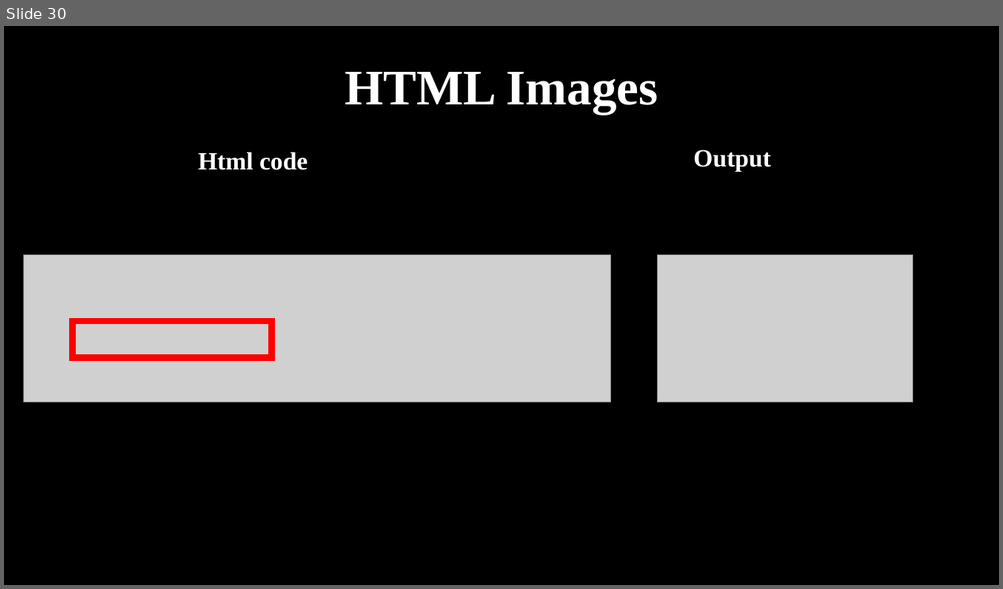
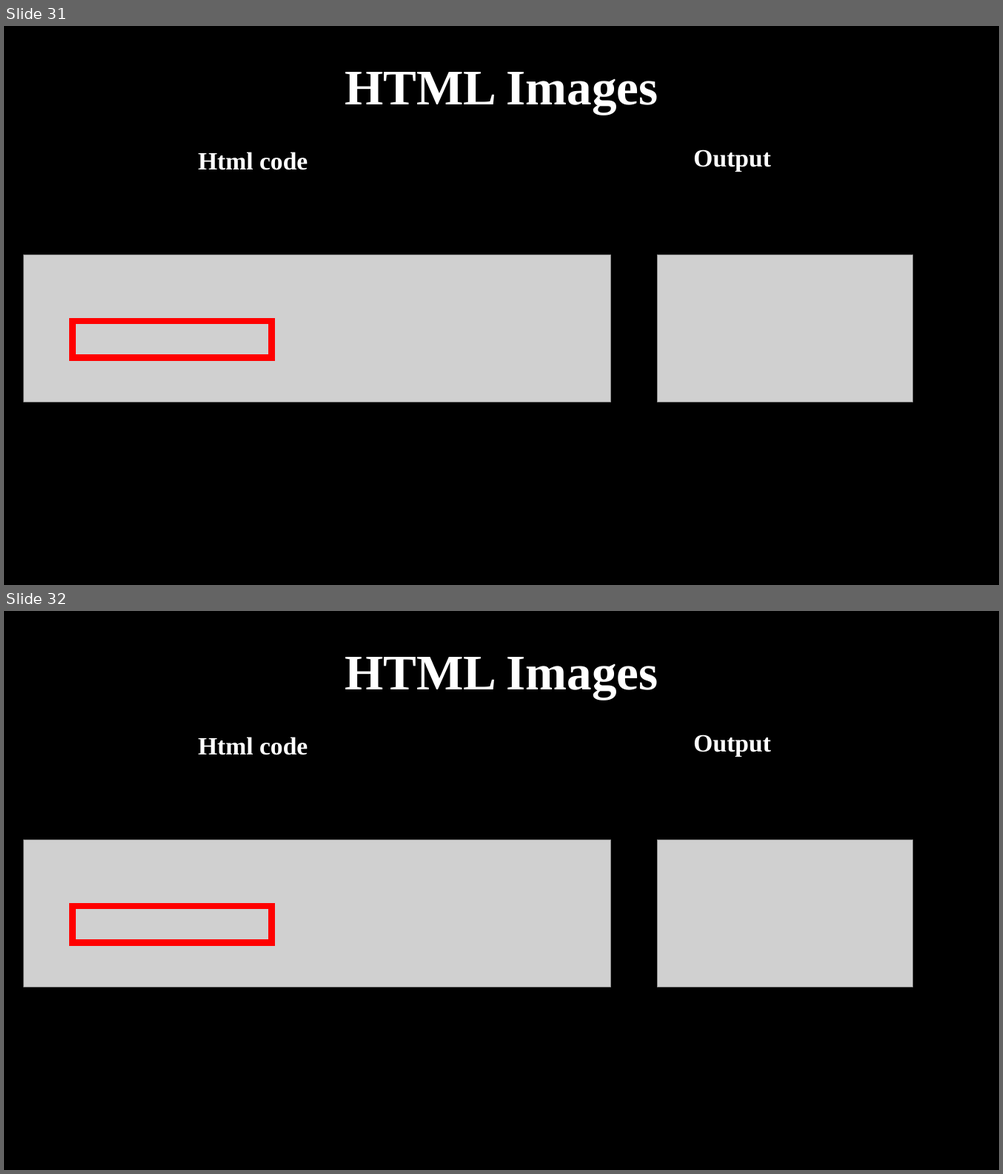
Before and after one commit to haiderIbrahem/ASPU_WEB, a slide deck: web.pptx. Shown one above the other, each under a label of ours: slide 30 before the commit, slides 31 and 32 after it. The pictures are 1003x589 and 1003x1174 pixels, drawn with LibreOffice and Linux fonts; fonts in the diff are those of the drawing; grey boxes stand for pictures. Boxes give left, top, right and bottom in pixels: in the first picture for what was removed or moved away, otherwise in the second. Text is boxed around its words. In the diff, an @@ line names an element or a change of style, - is before the commit and + after.

```diff
--- a/web.pptx
+++ b/web.pptx
@@ slide 32 added at (4,611,999,1170), background #000000 @@
@@ title added at (344,657,657,698), 48 pt, text #FFFFFF, bold @@
+HTML Images
@@ text added at (198,737,307,755), 24 pt, text #FFFFFF, bold @@
+Html code
@@ text added at (693,735,771,757), 24 pt, text #FFFFFF, bold @@
+Output
@@ picture added at (24,840,612,987) @@
@@ picture added at (657,840,913,987) @@
@@ rectangle added at (73,906,272,943), outline #FF0000 6 pt @@
@@ what was slide 30 is now slide 31 @@
```
Also in this commit, not shown: 3 slides changed, 9 other slides added.
